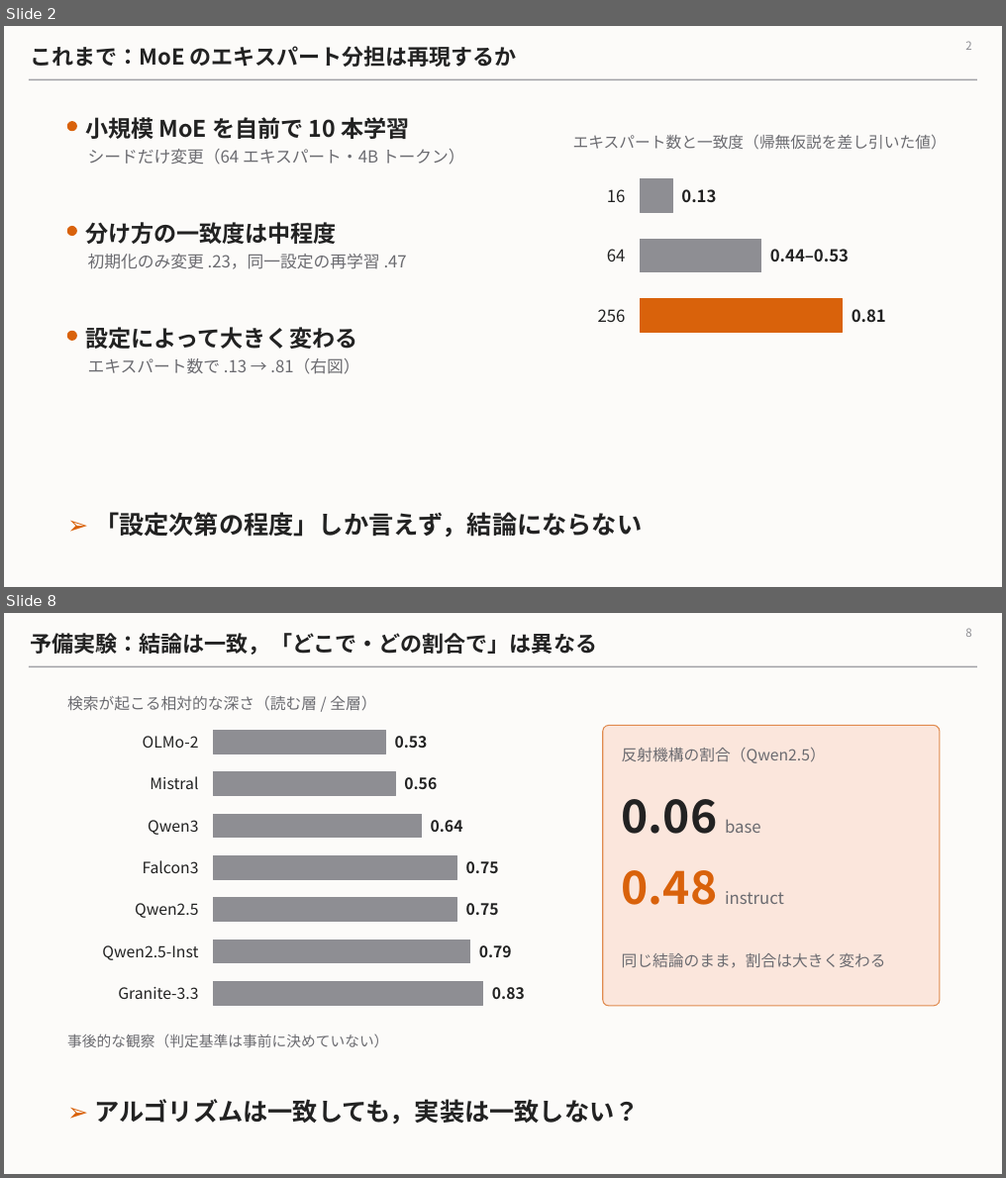
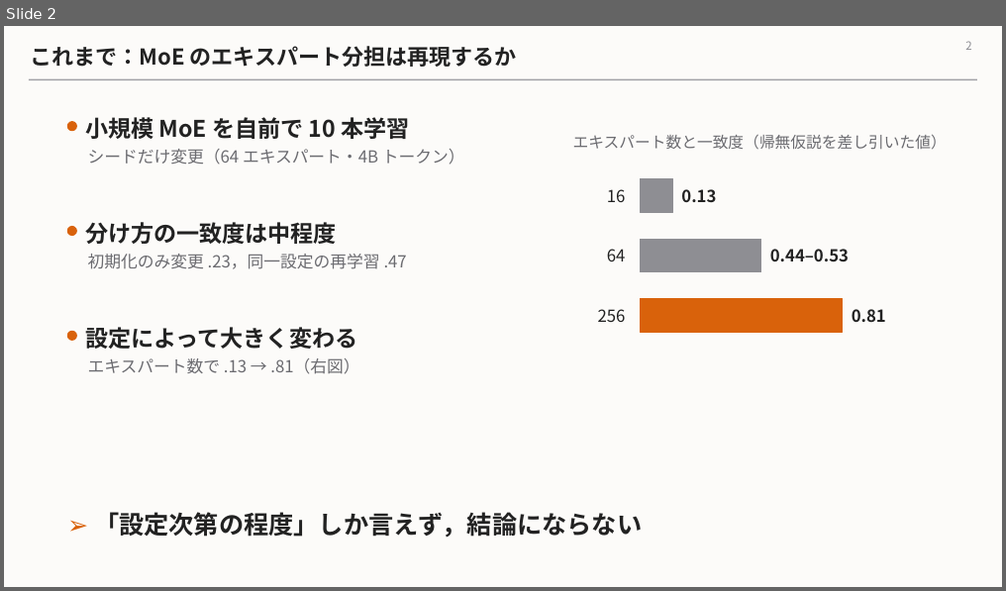
Before and after one commit to Nhckdvrl/ssn-group-papaer, a slide deck: workbench/mechanism-population-dynamics/zemi_2026-11.pptx. Shown one above the other, each under a label of ours: slides 2 and 8 before the commit, slide 2 after it; the slides between them are not shown. The pictures are 1006x1178 and 1006x591 pixels, drawn with LibreOffice and Linux fonts; fonts in the diff are those of the drawing. Boxes give left, top, right and bottom in pixels: in the first picture for what was removed or moved away, otherwise in the second. Text is boxed around its words. In the diff, an @@ line names an element or a change of style, - is before the commit and + after.

```diff
--- a/workbench/mechanism-population-dynamics/zemi_2026-11.pptx
+++ b/workbench/mechanism-population-dynamics/zemi_2026-11.pptx
@@ slide 8 removed at box(4, 613, 1002, 1174), background #FCFBF9; not listed: 1 template element that a slide beside it also shows @@
@@ title removed at box(30, 633, 597, 655) @@
-予備実験：結論は一致，「どこで・どの割合で」は異なる
@@ page number removed at box(965, 628, 971, 637) @@
-8
@@ text removed at box(67, 696, 376, 711) @@
-検索が起こる相対的な深さ（読む層 / 全層）
@@ rectangle removed at box(214, 731, 386, 754) @@
@@ rounded rectangle removed at box(603, 725, 940, 1006) @@
@@ text removed at box(143, 736, 199, 748) @@
-OLMo-2
@@ text removed at box(395, 736, 428, 748) @@
-0.53
@@ text removed at box(622, 747, 826, 763) @@
-反射機構の割合（Qwen2.5）
@@ text removed at box(150, 776, 198, 789) @@
-Mistral
@@ rectangle removed at box(214, 772, 395, 796) @@
@@ text removed at box(404, 777, 437, 789) @@
-0.56
@@ text removed at box(148, 820, 198, 835) @@
-Qwen3
@@ rectangle removed at box(214, 814, 422, 838) @@
@@ text removed at box(431, 820, 463, 832) @@
-0.64
@@ text removed at box(622, 799, 761, 834) @@
-0.06 base
@@ text removed at box(143, 861, 199, 873) @@
-Falcon3
@@ rectangle removed at box(214, 857, 456, 879) @@
@@ text removed at box(466, 861, 499, 873) @@
-0.75
@@ text removed at box(622, 870, 784, 905) @@
-0.48 instruct
@@ text removed at box(135, 903, 198, 918) @@
-Qwen2.5
@@ rectangle removed at box(214, 898, 456, 922) @@
@@ text removed at box(466, 903, 499, 915) @@
-0.75
@@ text removed at box(102, 946, 198, 960) @@
-Qwen2.5-Inst
@@ rectangle removed at box(214, 940, 470, 963) @@
@@ text removed at box(479, 946, 512, 958) @@
-0.79
@@ text removed at box(622, 954, 886, 968) @@
-同じ結論のまま，割合は大きく変わる
@@ text removed at box(118, 987, 198, 999) @@
-Granite-3.3
@@ rectangle removed at box(214, 982, 483, 1005) @@
@@ text removed at box(492, 987, 525, 999) @@
-0.83
@@ text removed at box(67, 1034, 388, 1048) @@
-事後的な観察（判定基準は事前に決めていない）
@@ text removed at box(94, 1099, 640, 1125) @@
-➢ アルゴリズムは一致しても，実装は一致しない？
```
Also in this commit, not shown: 1 slide changed, 7 slides added, 5 other slides removed.
